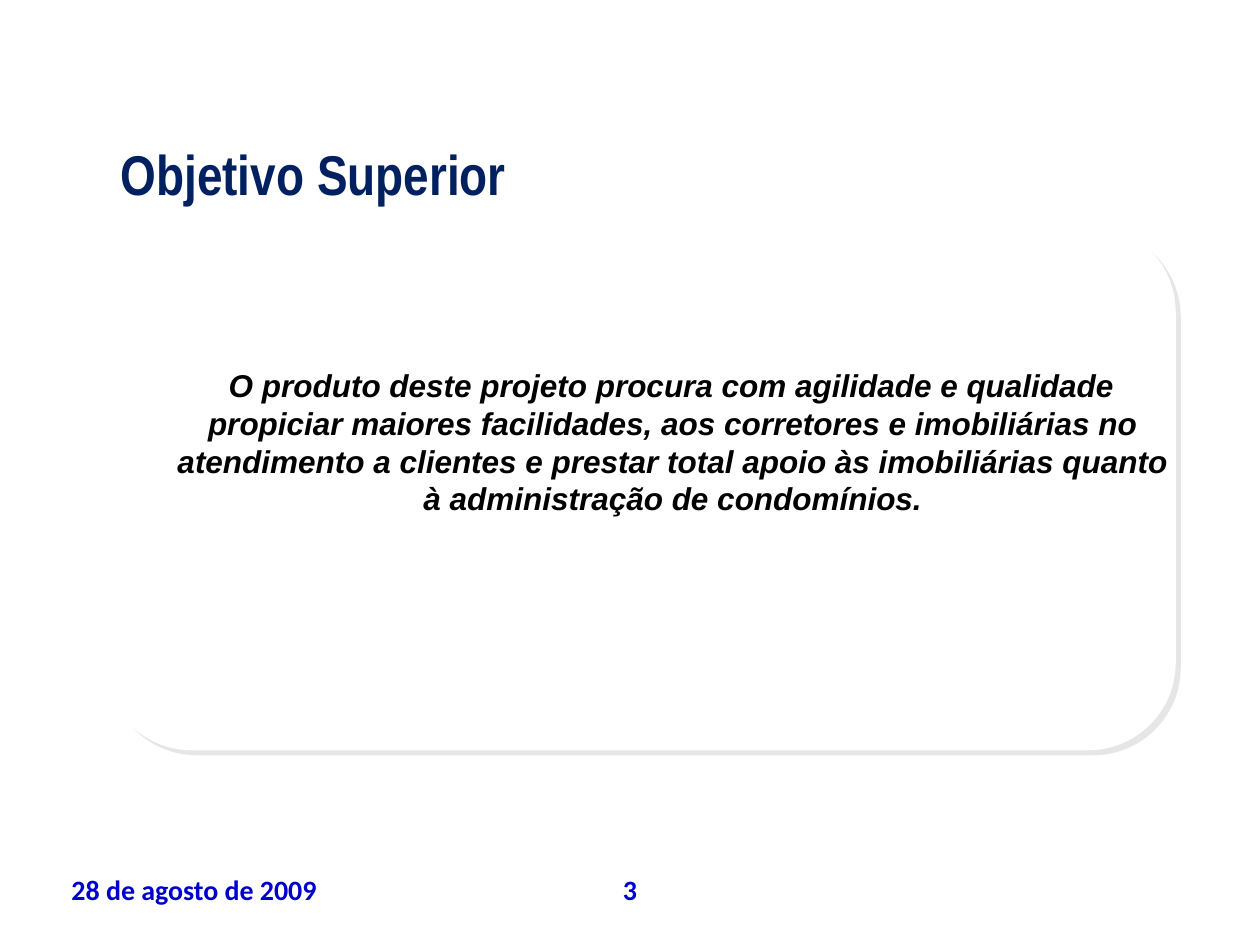
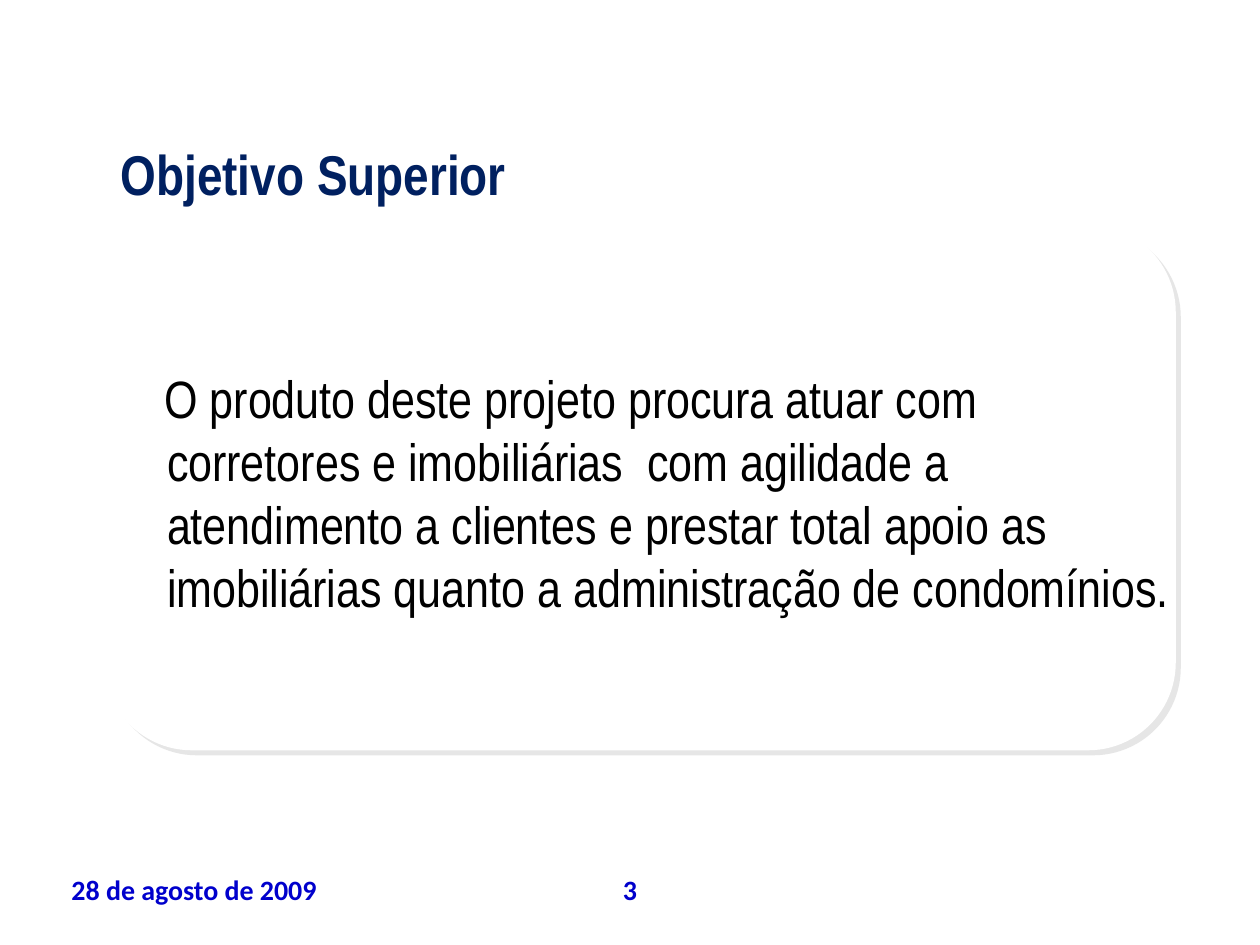
Before and after one commit to leoevaristo/psa20092, a slide deck: slide 3 of ARTEFATOS/TAP_apresentacao.ppt. Drawn at 1260x945 pixels with LibreOffice and Linux fonts; fonts in the diff are those of the drawing; background and template pictures are left out. Boxes give left, top, right and bottom in pixels: in the first picture for what was removed or moved away, otherwise in the second. Text is boxed around its words. In the diff, an @@ line names an element or a change of style, - is before the commit and + after.

```diff
--- a/ARTEFATOS/TAP_apresentacao.ppt
+++ b/ARTEFATOS/TAP_apresentacao.ppt
@@ text at (x1=164, y1=380, x2=1169, y2=617): text changed; size 18 to 30 pt; font Arial to Arial Narrow; bold off; italic off @@
-O produto deste projeto procura com agilidade e qualidade propiciar maiores facilidades, aos corretores e imobiliárias no atendimento a clientes e prestar total apoio às imobiliárias quanto à administração de condomínios.
+O produto deste projeto procura atuar com corretores e imobiliárias com agilidade a atendimento a clientes e prestar total apoio as imobiliárias quanto a administração de condomínios.
```
Also in this commit, not shown: 12 other slides changed, 6 slides added, 1 slide removed, 1 other file.
